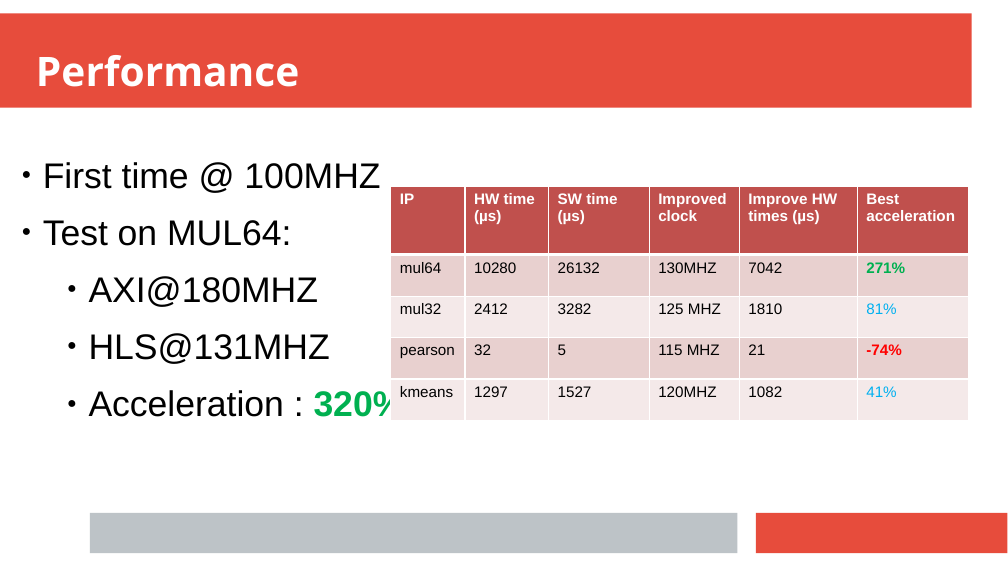
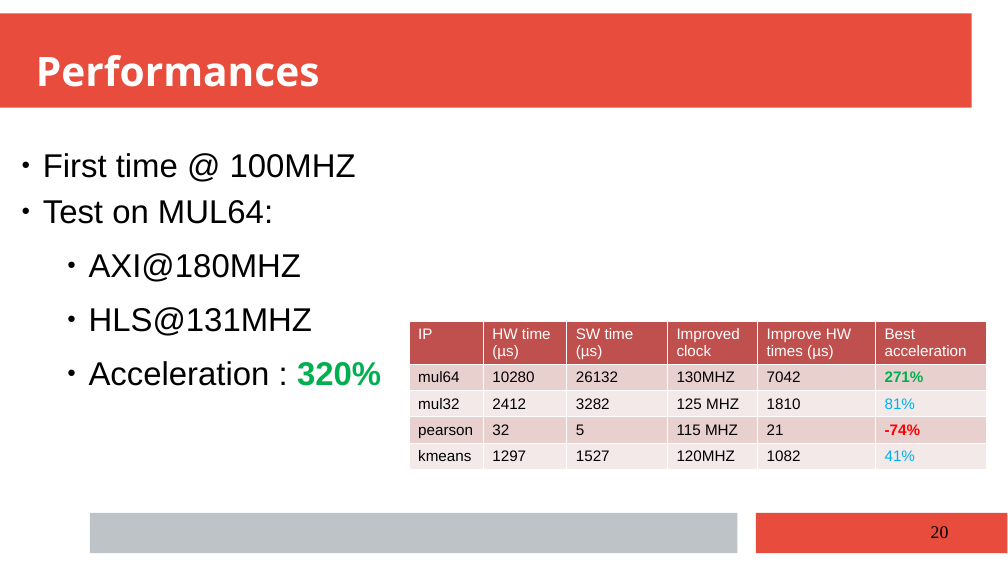
Before and after one commit to anisghaoui/A2, a slide deck: slide 20 of presentation_finale/prensent_A2_group_1.pptx. Drawn at 1008x567 pixels with LibreOffice and Linux fonts; fonts in the diff are those of the drawing. Boxes give left, top, right and bottom in pixels: in the first picture for what was removed or moved away, otherwise in the second. Text is boxed around its words. In the diff, an @@ line names an element or a change of style, - is before the commit and + after.

```diff
--- a/presentation_finale/prensent_A2_group_1.pptx
+++ b/presentation_finale/prensent_A2_group_1.pptx
@@ text at box(36, 55, 320, 87): text changed @@
-Performance
+Performances
@@ text "First time @ 100MHZ" at box(43, 153, 381, 386): size 28 to 25.9 pt; line spacing 1 to 0.8 @@
@@ table at box(409, 321, 987, 477) @@
@@ fill #E8D0CF to #E8D0D0 in 12 cells @@
@@ bold off in "IP", "HW time (µs)", "SW time (µs)", "Improved clock" and 3 more places @@
@@ borders changed @@
@@ table: place and size @@
-table at box(391, 187, 969, 421)
+table at box(409, 321, 987, 477)
@@ page number added at box(931, 526, 949, 538), 14 pt, text #000000 @@
+20
```
Also in this commit, not shown: 21 other slides changed, 5 other files.
